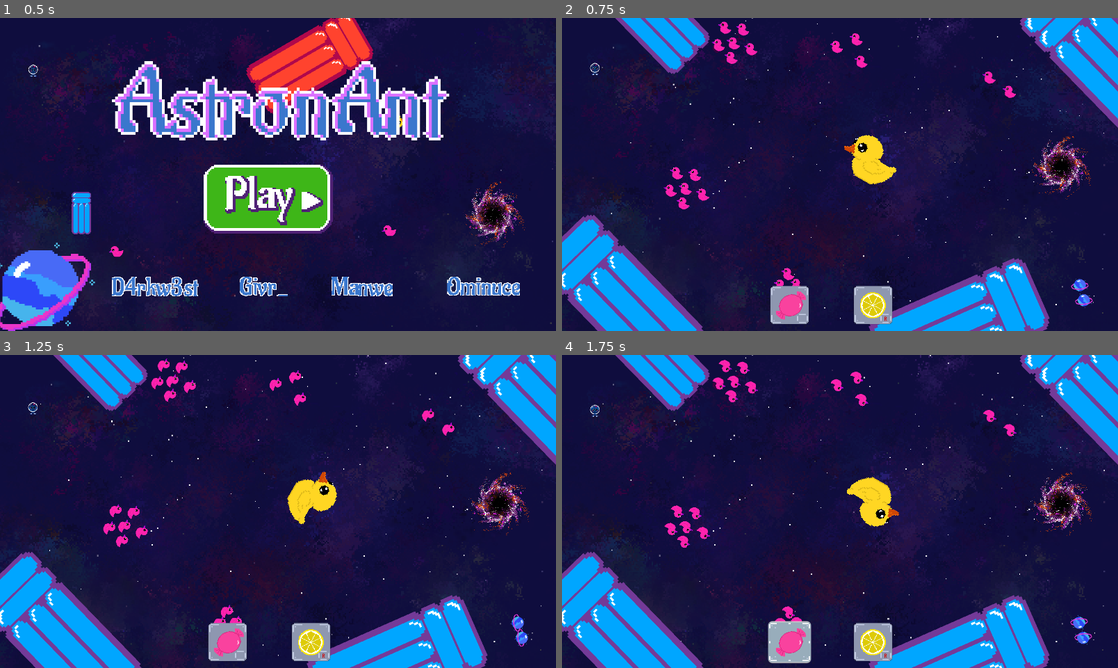
Above: before the commit, frames 1-4 (two rows, left to right).
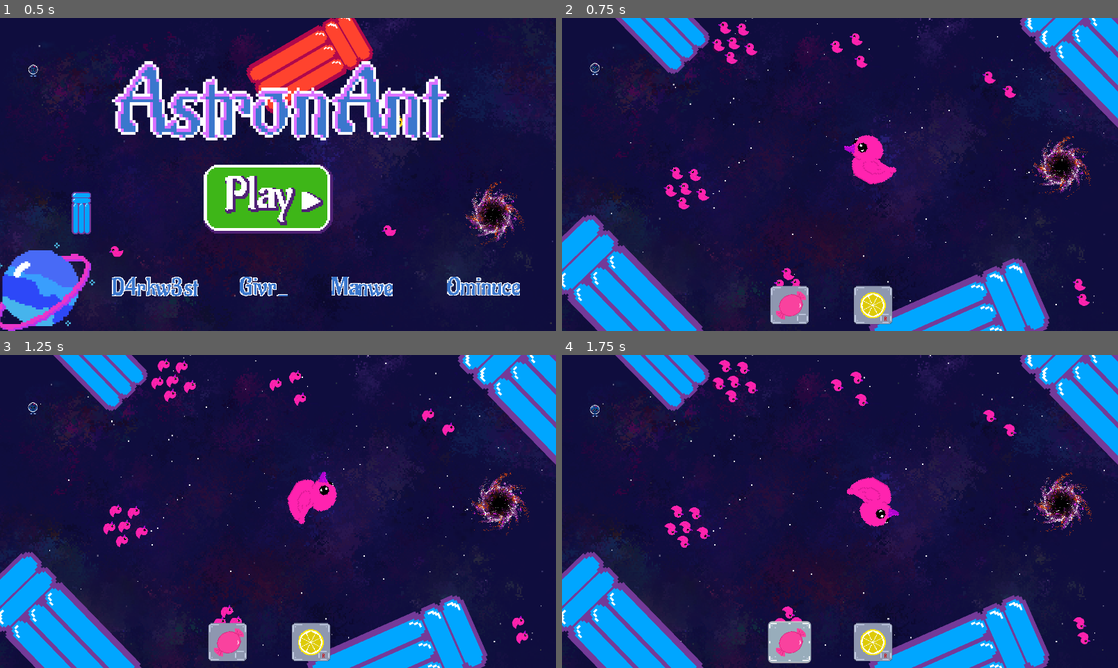
Above: after the commit, the same moments.

Repository: daalvehn/FourmiDab
Game: Godot game, scene res://Scene/level_0_Start.tscn
Same seed, same stepped clock (60 frames per second), same inputs: the game is played once before the commit and once after it.
Inputs (mouse positions are in pixels of both pictures, inside the frame that each line leads up to):
- Up to frame 1 (0.5 s): no input
- Up to frame 2 (0.75 s): click (828, 199) at 0.5 s
- Up to frame 3 (1.25 s): no input
- Up to frame 4 (1.75 s): click "E" at 1.25 s

Frame 1 is identical in both runs. In frame 2, 1.0% of the frame differs, in the area x 50-96%, y 37-93%; in frame 3, 1.0%; in frame 4, 1.0%, in the area x 51-96%, y 38-93%.

Commit message:
remove texture edit via script

Diff:
--- a/Script/PathDebris.gd
+++ b/Script/PathDebris.gd
@@ -1,11 +1,6 @@
 extends Node2D
 @export	var rotation_period = 1
 @export var periodInSecond : float = 1
-@export var texture: Texture
-
-func _ready():
-	if texture:
-		$Sprite2D.texture = texture
 
 func _process(delta):
 	var degrees_per_second = 360.0
